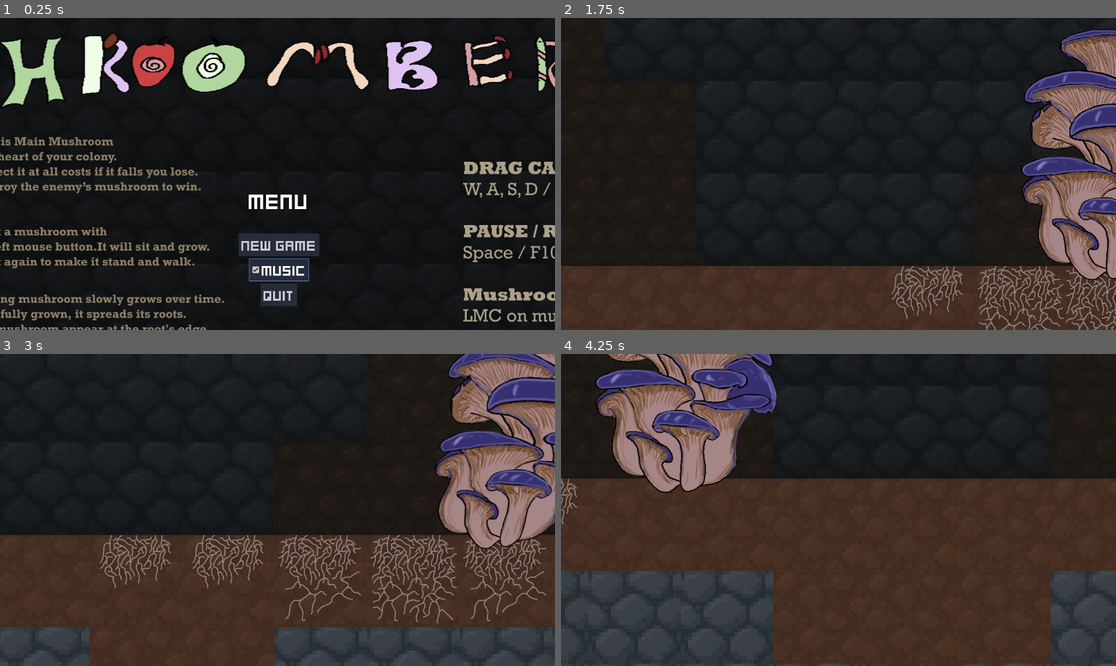
Above: before the commit, frames 1-4 (two rows, left to right).
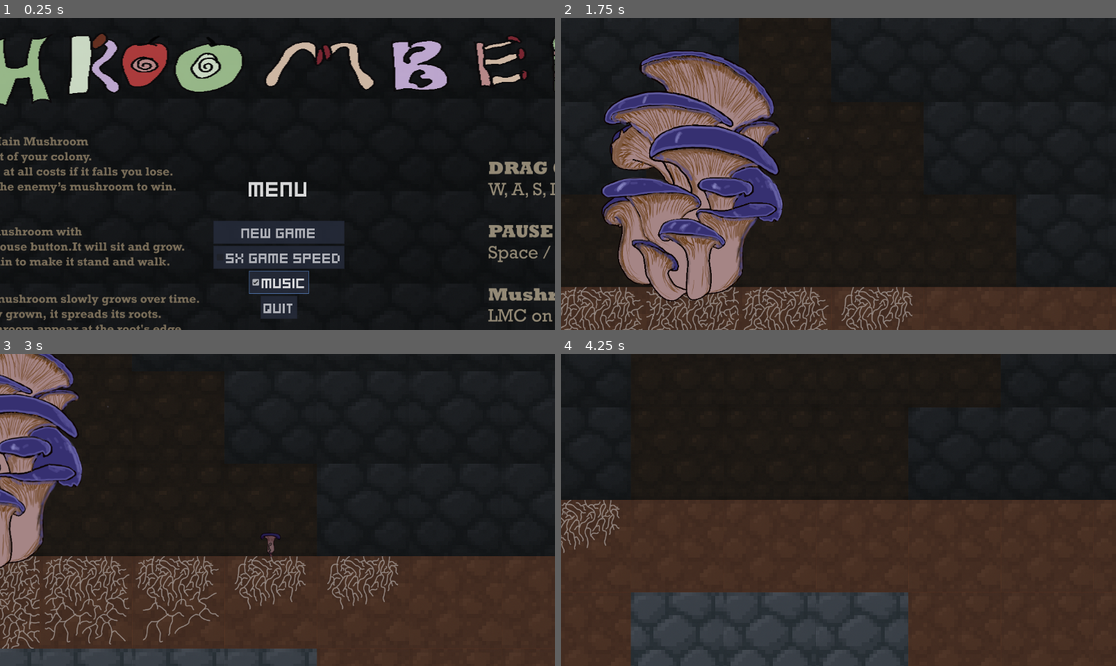
Above: after the commit, the same moments.

Repository: Shroomberg/shroomberg-game
Game: Godot game, scene res://assets/game_root/gameRoot.tscn
Two runs of this game, one before a commit and one after it. Both use one fixed random seed, a clock stepped at 60 frames per second and the inputs below.
Inputs (mouse positions are in pixels of both pictures, inside the frame that each line leads up to):
- Up to frame 1 (0.25 s): no input
- Up to frame 2 (1.75 s): click (838, 258) at 0.5 s, where only the run after the commit has a clickable "5x game speed"; click "New game" at 1.25 s
- Up to frame 3 (3 s): drag from (543, 478) to (333, 441) at 2.02 s; drag from (166, 525) to (388, 441) at 2.77 s
- Up to frame 4 (4.25 s): move the mouse to (894, 441) at 3.52 s; hold D (move_right) from 3.53 s (still down)

The runs differ from the first frame. In frame 1, 20% of the frame differs, in the area x 0-100%, y 5-100%; in frame 2, 37%; in frame 3, 38%, in the area x 0-100%, y 0-100%; in frame 4, 31%.

Commit message:
added 5x speed in menu

Diff:
--- a/assets/main_menu/mainMenu.gd
+++ b/assets/main_menu/mainMenu.gd
@@ -107,6 +107,11 @@
 	newgame_button.show()
 
 
-
 func _on_new_game_button_pressed() -> void:
 	close()
+
+func _on_x_speed_check_box_toggled(toggled_on: bool) -> void:
+	if toggled_on:
+		Engine.time_scale = 5
+	else:
+		Engine.time_scale = 1
--- a/assets/main_menu/mainMenu.tscn
+++ b/assets/main_menu/mainMenu.tscn
@@ -82,6 +82,13 @@
 theme_override_font_sizes/font_size = 32
 text = "Resume"
 
+[node name="5xSpeedCheckBox" type="CheckBox" parent="ColorRect/CenterContainer/VBoxContainer/HBoxContainer/VBoxContainer"]
+layout_mode = 2
+focus_mode = 0
+theme_override_font_sizes/font_size = 32
+text = "5x game speed
+"
+
 [node name="MusicCheckBox" type="CheckBox" parent="ColorRect/CenterContainer/VBoxContainer/HBoxContainer/VBoxContainer"]
 layout_mode = 2
 size_flags_horizontal = 4
@@ -116,6 +123,7 @@
 
 [connection signal="pressed" from="ColorRect/CenterContainer/VBoxContainer/HBoxContainer/VBoxContainer/NewGameButton" to="." method="_on_new_game_button_pressed"]
 [connection signal="pressed" from="ColorRect/CenterContainer/VBoxContainer/HBoxContainer/VBoxContainer/ResumeButton" to="." method="_on_resume_button_pressed"]
+[connection signal="toggled" from="ColorRect/CenterContainer/VBoxContainer/HBoxContainer/VBoxContainer/5xSpeedCheckBox" to="." method="_on_x_speed_check_box_toggled"]
 [connection signal="toggled" from="ColorRect/CenterContainer/VBoxContainer/HBoxContainer/VBoxContainer/MusicCheckBox" to="." method="_on_music_check_box_toggled"]
 [connection signal="pressed" from="ColorRect/CenterContainer/VBoxContainer/HBoxContainer/VBoxContainer/RestartButton" to="." method="_on_restart_button_pressed"]
 [connection signal="pressed" from="ColorRect/CenterContainer/VBoxContainer/HBoxContainer/VBoxContainer/QuitButton" to="." method="_on_quit_button_pressed"]
--- a/assets/world/world.gd
+++ b/assets/world/world.gd
@@ -18,7 +18,6 @@
 var mushrooms: Dictionary[int, Array]
 var roots: Dictionary[int, float]
 func _ready():
-	Engine.time_scale = 5
 
 	for q in range(-map_size - 10, map_size + 10):
 		mushrooms[q] = []
--- a/assets/world/world.tscn
+++ b/assets/world/world.tscn
@@ -32,11 +32,11 @@
 z_index = 1
 
 [node name="Camera2D" type="Camera2D" parent="."]
-position = Vector2(-8153, -2299)
+position = Vector2(-7429, -2340)
 script = ExtResource("3_88ng3")
 
 [node name="CameraStartPosition" type="Marker2D" parent="."]
-position = Vector2(-8153, -191)
+position = Vector2(-7281, -235)
 
 [node name="Ai" parent="." node_paths=PackedStringArray("world") instance=ExtResource("6_hukdr")]
 world = NodePath("..")
